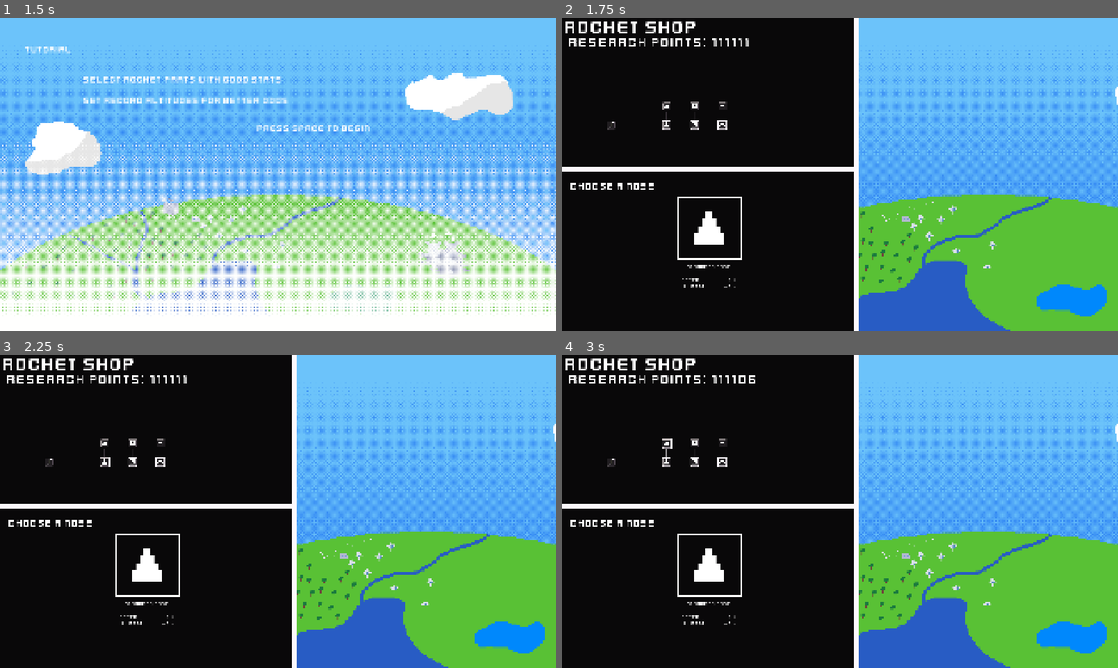
Above: before the commit, frames 1-4 (two rows, left to right).
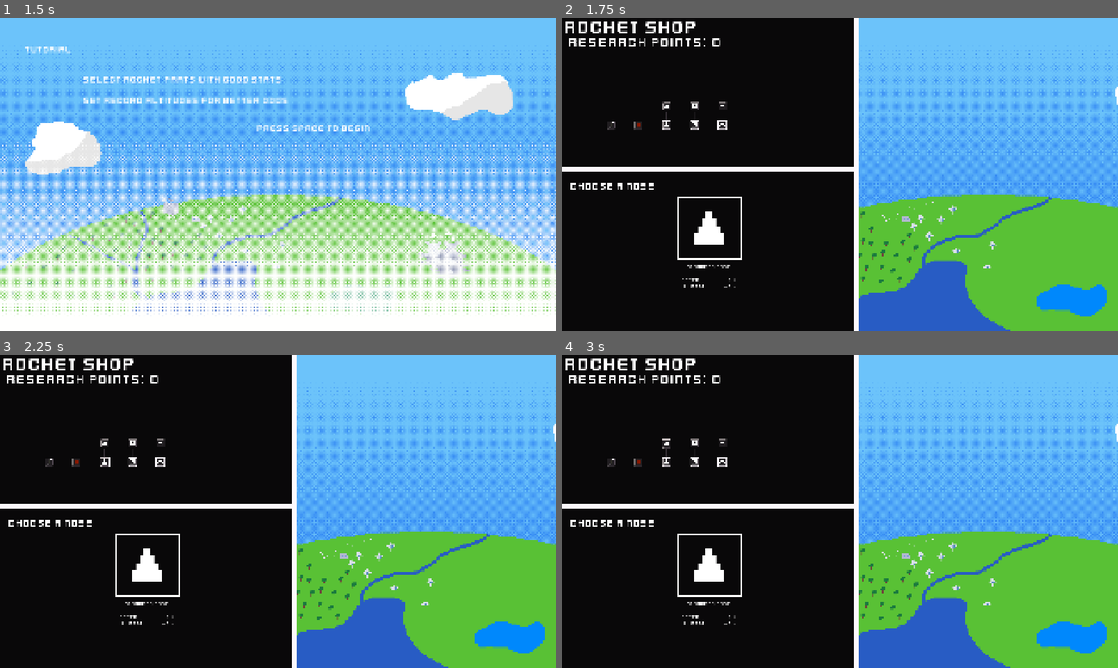
Above: after the commit, the same moments.

Repository: EvasiveAce/mo-rockets
Game: Godot game, scene res://Common/MainMenu/Scenes/MainMenu.tscn
Same seed, same stepped clock (60 frames per second), same inputs: the game is played once before the commit and once after it.
Inputs (mouse positions are in pixels of both pictures, inside the frame that each line leads up to):
- Up to frame 1 (1.5 s): tap Space at 0.5, 1.25 s; move the mouse to (400, 158) at 0.52 s; hold Right (ui_right) 0.53-1.28 s; hold Middle mouse button (grab_camera) 0.53-1.28 s; click (400, 158) at 0.67 s; tap Enter (ui_accept) at 0.77 s; move the mouse to (166, 190) at 1.27 s; hold Left (ui_left) from 1.28 s (still down); tap Middle mouse button (grab_camera) at 1.35 s; click (166, 190) at 1.42 s
- Up to frame 2 (1.75 s): keep holding Left (ui_left); tap Enter (ui_accept) at 1.52 s
- Up to frame 3 (2.25 s): release Left (ui_left) at 2 s; click (105, 461) at 2 s
- Up to frame 4 (3 s): click (667, 442) at 2.75 s

Frame 1 is identical in both runs. In frame 2, 0.1% of the frame differs, in the area x 12-34%, y 6-36%; in frame 3, 0.1%; in frame 4, 0.2%, in the area x 12-35%, y 6-36%.
Error in both runs: Cannot call method 'change_scene_to_file' on a null value. (res://Common/MainMenu/Scripts/MainMenu.gd:21)

Commit message:
Added Fuel Trait Upgrade 1, 4 fuel traits

Diff:
--- a/Common/Constants/Scripts/Constants.gd
+++ b/Common/Constants/Scripts/Constants.gd
@@ -32,6 +32,7 @@
 
 # Modifier Upgrades
 var speedTraitUpgrade
+var fuelTraitUpgrade
 
 ## TOGGLES ##
 var automation1 = false
@@ -59,7 +60,7 @@
 var automation1Upgrade = false
 var rdBuildingUpgrade = false
 
-var research = 111111
+var research = 0
 
 func _determineTrait(part, partName, value : float):
 	if part.StatType.keys()[partName] == part.StatType.keys()[part.StatType.SPEED]:
--- a/Common/ShopDetails/Scenes/ShopDetails.tscn
+++ b/Common/ShopDetails/Scenes/ShopDetails.tscn
@@ -7,6 +7,7 @@
 [ext_resource type="PackedScene" uid="uid://cr65lsu2lh4dr" path="res://Rockets/BaseRocket/Scenes/BaseBottomUpgrade.tscn" id="5_3u8n8"]
 [ext_resource type="PackedScene" uid="uid://cgc485rj72idb" path="res://Rockets/Mk1Rocket/Scenes/Mk1BodyUpgrade.tscn" id="6_xheyg"]
 [ext_resource type="PackedScene" uid="uid://h6vvrbfnchau" path="res://Rockets/Mk1Rocket/Scenes/Mk1BottomUpgrade.tscn" id="8_djt5a"]
+[ext_resource type="PackedScene" uid="uid://bdxs7kaaura73" path="res://Upgrades/ModifierUpgrades/FuelModifierUpgrades/Scenes/FuelTraitUpgrade.tscn" id="9_dy2q4"]
 [ext_resource type="PackedScene" uid="uid://dlu753lyvtiwd" path="res://Upgrades/ModifierUpgrades/SpeedModifierUpgrades/Scenes/SpeedTraitUpgrade.tscn" id="9_t60j5"]
 
 [sub_resource type="StyleBoxEmpty" id="StyleBoxEmpty_4e3od"]
@@ -86,3 +87,9 @@
 offset_top = 192.0
 offset_right = -640.0
 offset_bottom = 256.0
+
+[node name="FuelTraitUpgrade" parent="." instance=ExtResource("9_dy2q4")]
+offset_left = -512.0
+offset_top = 192.0
+offset_right = -448.0
+offset_bottom = 256.0
--- /dev/null
+++ b/Data/Modifiers/FuelModifiers/Bare.tres
@@ -0,0 +1,12 @@
+[gd_resource type="Resource" script_class="Modifier" load_steps=2 format=3 uid="uid://cc5tdgpaudhvy"]
+
+[ext_resource type="Script" uid="uid://bu2nlniaggkea" path="res://Data/Modifiers/Scripts/Modifier.gd" id="1_813u2"]
+
+[resource]
+script = ExtResource("1_813u2")
+modifierName = "Bare"
+statModifier1Name = 2
+statModifier1Amount = -0.2
+statModifier2Name = 0
+statModifier2Amount = 0.0
+metadata/_custom_type_script = "uid://bu2nlniaggkea"
--- /dev/null
+++ b/Data/Modifiers/FuelModifiers/Efficient.tres
@@ -0,0 +1,12 @@
+[gd_resource type="Resource" script_class="Modifier" load_steps=2 format=3 uid="uid://cy0v7lmoks2kw"]
+
+[ext_resource type="Script" uid="uid://bu2nlniaggkea" path="res://Data/Modifiers/Scripts/Modifier.gd" id="1_0dc5e"]
+
+[resource]
+script = ExtResource("1_0dc5e")
+modifierName = "Efficient"
+statModifier1Name = 2
+statModifier1Amount = 0.15
+statModifier2Name = 0
+statModifier2Amount = 0.0
+metadata/_custom_type_script = "uid://bu2nlniaggkea"
--- /dev/null
+++ b/Data/Modifiers/FuelModifiers/Leaky.tres
@@ -0,0 +1,12 @@
+[gd_resource type="Resource" script_class="Modifier" load_steps=2 format=3 uid="uid://b7hmvwablyem7"]
+
+[ext_resource type="Script" uid="uid://bu2nlniaggkea" path="res://Data/Modifiers/Scripts/Modifier.gd" id="1_chn5q"]
+
+[resource]
+script = ExtResource("1_chn5q")
+modifierName = "Leaky"
+statModifier1Name = 2
+statModifier1Amount = -0.1
+statModifier2Name = 0
+statModifier2Amount = 0.0
+metadata/_custom_type_script = "uid://bu2nlniaggkea"
--- /dev/null
+++ b/Data/Modifiers/FuelModifiers/Loaded.tres
@@ -0,0 +1,12 @@
+[gd_resource type="Resource" script_class="Modifier" load_steps=2 format=3 uid="uid://s6vwppy3q5ci"]
+
+[ext_resource type="Script" uid="uid://bu2nlniaggkea" path="res://Data/Modifiers/Scripts/Modifier.gd" id="1_64kar"]
+
+[resource]
+script = ExtResource("1_64kar")
+modifierName = "Loaded"
+statModifier1Name = 2
+statModifier1Amount = 0.25
+statModifier2Name = 0
+statModifier2Amount = 0.0
+metadata/_custom_type_script = "uid://bu2nlniaggkea"
--- /dev/null
+++ b/Upgrades/ModifierUpgrades/FuelModifierUpgrades/Resources/FuelTraitUpgrade.tres
@@ -0,0 +1,24 @@
+[gd_resource type="Resource" script_class="UpgradePart" load_steps=9 format=3 uid="uid://b3gpk3da0g8vy"]
+
+[ext_resource type="Script" uid="uid://bu2nlniaggkea" path="res://Data/Modifiers/Scripts/Modifier.gd" id="1_itghd"]
+[ext_resource type="Texture2D" uid="uid://b1yoeqmxtwpii" path="res://Upgrades/ModifierUpgrades/FuelModifierUpgrades/Sprites/FuelTraitUpgradeBought.png" id="1_qoyuu"]
+[ext_resource type="Resource" uid="uid://cc5tdgpaudhvy" path="res://Data/Modifiers/FuelModifiers/Bare.tres" id="2_2bjdr"]
+[ext_resource type="Texture2D" uid="uid://cljjy34r1iwlr" path="res://Upgrades/ModifierUpgrades/FuelModifierUpgrades/Sprites/FuelTraitUpgrade.png" id="2_fp1i6"]
+[ext_resource type="Resource" uid="uid://cy0v7lmoks2kw" path="res://Data/Modifiers/FuelModifiers/Efficient.tres" id="3_qoyuu"]
+[ext_resource type="Resource" uid="uid://b7hmvwablyem7" path="res://Data/Modifiers/FuelModifiers/Leaky.tres" id="4_fp1i6"]
+[ext_resource type="Script" uid="uid://8usv0vhqicv1" path="res://Upgrades/Scripts/UpgradePart.gd" id="6_6clcs"]
+[ext_resource type="Resource" uid="uid://s6vwppy3q5ci" path="res://Data/Modifiers/FuelModifiers/Loaded.tres" id="7_qoyuu"]
+
+[resource]
+script = ExtResource("6_6clcs")
+modifiersToAdd = Array[ExtResource("1_itghd")]([ExtResource("2_2bjdr"), ExtResource("3_qoyuu"), ExtResource("4_fp1i6"), ExtResource("7_qoyuu")])
+constantsName = "fuelTraitUpgrade"
+boughtBool = false
+unlockedBool = true
+upgradeName = "Fuel Trait I"
+upgradeCost = 2
+upgradeDesc = "\"Filler up please\""
+upgradeInfo = "Unlocks 4 fuel related part modifiers!"
+iconSprite = ExtResource("2_fp1i6")
+boughtSprite = ExtResource("1_qoyuu")
+metadata/_custom_type_script = "uid://8usv0vhqicv1"
--- /dev/null
+++ b/Upgrades/ModifierUpgrades/FuelModifierUpgrades/Scenes/FuelTraitUpgrade.tscn
@@ -0,0 +1,37 @@
+[gd_scene load_steps=5 format=3 uid="uid://bdxs7kaaura73"]
+
+[ext_resource type="Script" uid="uid://d1cn824yuccfo" path="res://Upgrades/ModifierUpgrades/FuelModifierUpgrades/Scripts/FuelTraitUpgrade.gd" id="1_dlurt"]
+[ext_resource type="Resource" uid="uid://b3gpk3da0g8vy" path="res://Upgrades/ModifierUpgrades/FuelModifierUpgrades/Resources/FuelTraitUpgrade.tres" id="2_jox5j"]
+[ext_resource type="Texture2D" uid="uid://cljjy34r1iwlr" path="res://Upgrades/ModifierUpgrades/FuelModifierUpgrades/Sprites/FuelTraitUpgrade.png" id="3_6w6d1"]
+[ext_resource type="AudioStream" uid="uid://88ryy4i3csdm" path="res://Upgrades/Sounds/UpgradeBought.wav" id="4_oxtd0"]
+
+[node name="FuelTraitUpgrade" type="Button"]
+custom_minimum_size = Vector2(64, 64)
+anchors_preset = -1
+anchor_right = 0.033
+anchor_bottom = 0.059
+offset_right = -15.36
+offset_bottom = -23.72
+flat = true
+script = ExtResource("1_dlurt")
+part = ExtResource("2_jox5j")
+metadata/_custom_type_script = "uid://h6555gedi0xg"
+
+[node name="IconSprite" type="Sprite2D" parent="."]
+texture_filter = 1
+position = Vector2(32, 32)
+scale = Vector2(4, 4)
+texture = ExtResource("3_6w6d1")
+
+[node name="Select" type="AudioStreamPlayer" parent="."]
+stream = ExtResource("4_oxtd0")
+
+[node name="Line2D" type="Line2D" parent="."]
+top_level = true
+z_index = -1
+width = 4.0
+default_color = Color(0.321569, 0.286275, 0.321569, 1)
+
+[connection signal="mouse_entered" from="." to="." method="_on_mouse_entered"]
+[connection signal="mouse_exited" from="." to="." method="_on_mouse_exited"]
+[connection signal="pressed" from="." to="." method="_on_pressed"]
--- /dev/null
+++ b/Upgrades/ModifierUpgrades/FuelModifierUpgrades/Scripts/FuelTraitUpgrade.gd
@@ -0,0 +1,12 @@
+extends UpgradeIcon
+
+func _on_pressed() -> void:
+	if Constants.research >= part.upgradeCost and part.unlockedBool and !part.boughtBool:
+		Constants.research -= part.upgradeCost
+		Constants[part.constantsName] = true
+		part.boughtBool = Constants[part.constantsName]
+		for modifier in part.modifiersToAdd:
+			Constants.modifiers.push_front(modifier)
+		$IconSprite.texture = part.boughtSprite
+		line_2D.default_color = 'fcf8fc'
+		$Select.play()
--- a/Upgrades/ModifierUpgrades/SpeedModifierUpgrades/Resources/SpeedTrait.tres
+++ b/Upgrades/ModifierUpgrades/SpeedModifierUpgrades/Resources/SpeedTrait.tres
@@ -18,7 +18,7 @@
 upgradeName = "Speed Trait I"
 upgradeCost = 2
 upgradeDesc = "\"Things... just got a bit faster\""
-upgradeInfo = "Unlocks 4 speed related part modifiers:/nBulky/nSluggish/nStreamlined/nSwift"
+upgradeInfo = "Unlocks 4 speed related part modifiers!"
 iconSprite = ExtResource("2_dx0aw")
 boughtSprite = ExtResource("1_ltlwr")
 metadata/_custom_type_script = "uid://8usv0vhqicv1"
Not shown: 1 places in Common/ShopDetails/Scenes/ShopDetails.tscn that only renumber resources
Not shown, added: Upgrades/ModifierUpgrades/FuelModifierUpgrades/Scripts/FuelTraitUpgrade.gd.uid
